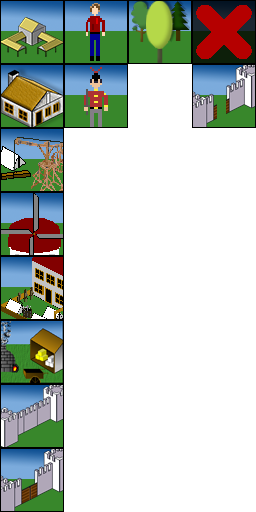
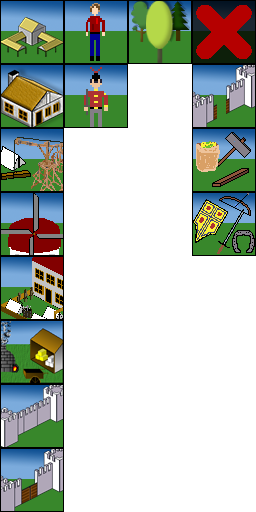
Layered file, before and after one edit (256px x 512px). Changes by layer:
added layer "Layer 11" above "Layer 10" over [192, 128, 256, 192]
added layer "Layer 10" above "Layer 9" over [192, 192, 256, 256]
